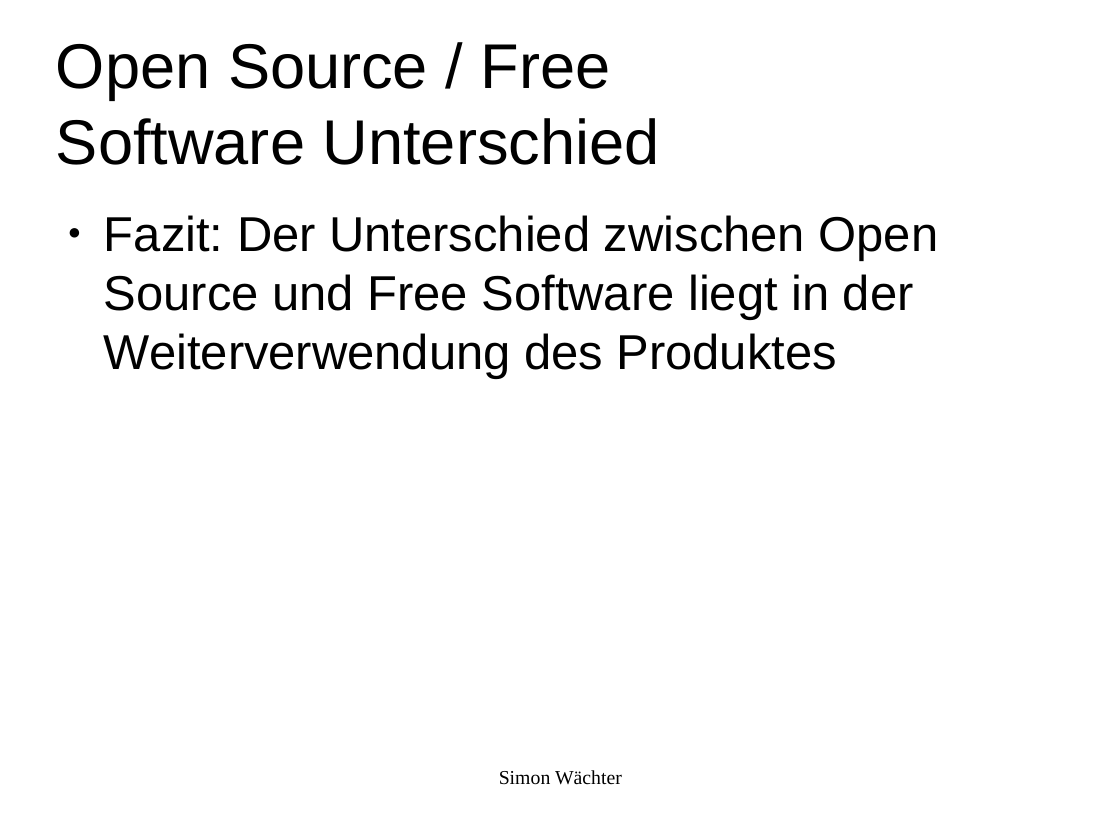
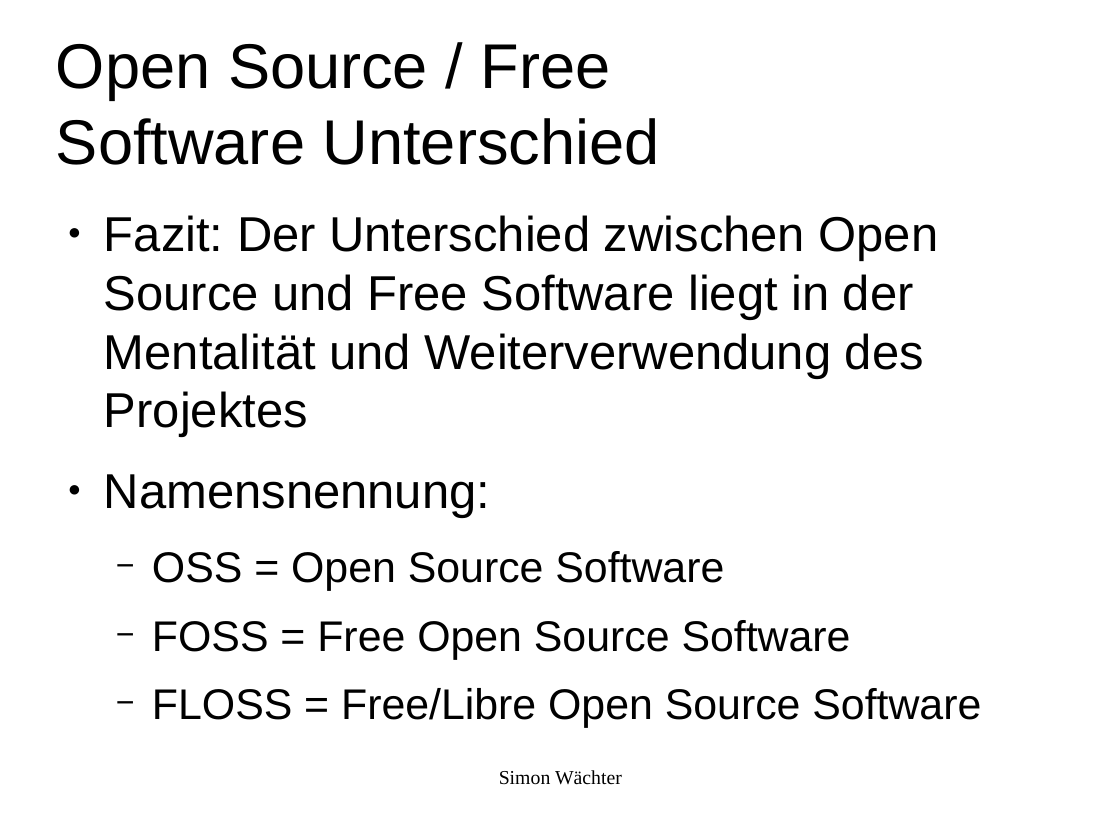
Before and after one commit to swaechter/presentations, a slide deck: slide 11 of 2014_05_10_Ubucon_2014/Freie_Software_Was_ist_das.odp. Drawn at 1120x840 pixels with LibreOffice and Linux fonts; fonts in the diff are those of the drawing; background and template pictures are left out. Boxes give left, top, right and bottom in pixels: in the first picture for what was removed or moved away, otherwise in the second. Text is boxed around its words. In the diff, an @@ line names an element or a change of style, - is before the commit and + after.

```diff
--- a/2014_05_10_Ubucon_2014/Freie_Software_Was_ist_das.odp
+++ b/2014_05_10_Ubucon_2014/Freie_Software_Was_ist_das.odp
@@ text at [104, 215, 981, 728]: text changed @@
-● Fazit: Der Unterschied zwischen Open Source und Free Software liegt in der Weiterverwendung des Produktes
+● Fazit: Der Unterschied zwischen Open Source und Free Software liegt in der Mentalität und Weiterverwendung des Projektes
+● Namensnennung:
+  − OSS = Open Source Software
+  − FOSS = Free Open Source Software
+  − FLOSS = Free/Libre Open Source Software
```
Also in this commit, not shown: 14 other slides changed, 5 slides added, 2 slides removed.
